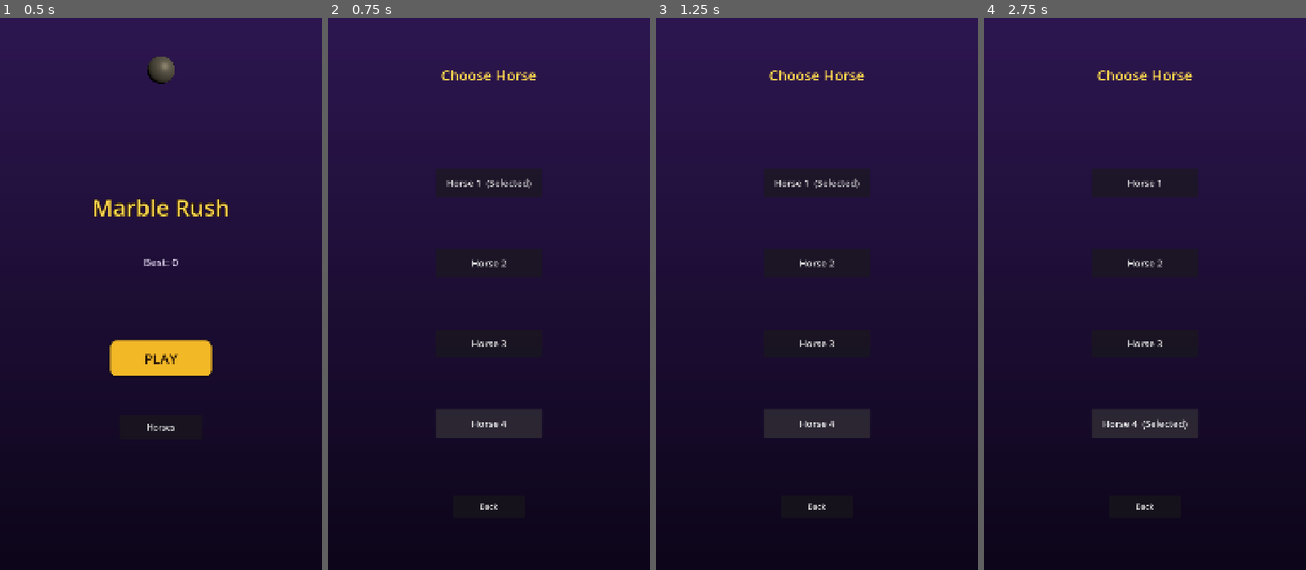
Above: before the commit, frames 1-4 (left to right).
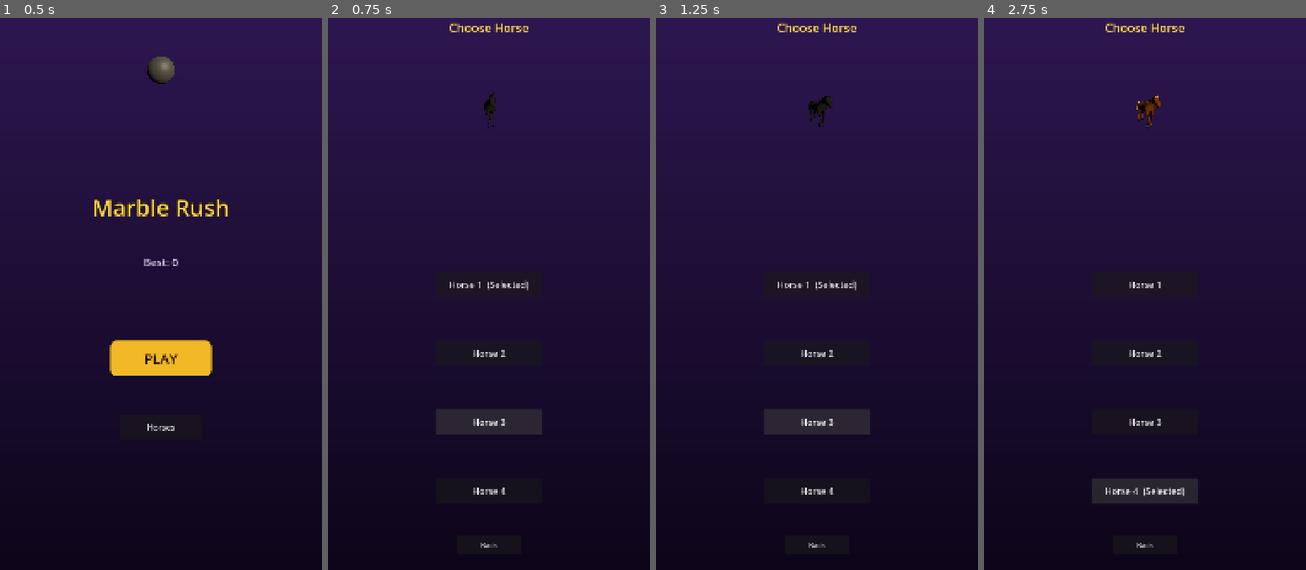
Above: after the commit, the same moments.

Repository: Ebrahassad/marble-rush
Game: Godot game, scene res://scenes/MainMenu.tscn
The game is run twice, just before and just after one commit, with the same random seed, the same clock (stepped at 60 frames per second) and the same inputs.
Inputs:
- Up to frame 1 (0.5 s): no input
- Up to frame 2 (0.75 s): click "Horses" at 0.5 s
- Up to frame 3 (1.25 s): no input
- Up to frame 4 (2.75 s): click "Horse 3" at 1.25 s; click "Horse 4" at 2 s

Frame 1 is identical in both runs. In frame 2, 1.7% of the frame differs, in the area x 33-67%, y 0-96%; in frame 3, 1.8%; in frame 4, 2.8%.

Commit message:
Fix hurdle rail rotation, add blue sky with clouds, fix horse facing direction and run animation, wider bigger track/horse, remove leftover moon, add live 3D horse previews in shop

Diff:
--- a/scenes/Ball.tscn
+++ b/scenes/Ball.tscn
@@ -3,21 +3,21 @@
 [ext_resource type="Script" path="res://scripts/ball_controller.gd" id="1"]
 
 [sub_resource type="BoxShape3D" id="BoxShape3D_horse"]
-size = Vector3(0.7, 1.9, 2.3)
+size = Vector3(1.0, 2.76, 3.35)
 
 [sub_resource type="PhysicsMaterial" id="PhysicsMaterial_1"]
 friction = 0.9
 bounce = 0.0
 
 [node name="Ball" type="RigidBody3D"]
-transform = Transform3D(1, 0, 0, 0, 1, 0, 0, 0, 1, 0, 1.6, 0)
+transform = Transform3D(1, 0, 0, 0, 1, 0, 0, 0, 1, 0, 1.87, 0)
 contact_monitor = true
 max_contacts_reported = 4
 physics_material_override = SubResource("PhysicsMaterial_1")
 script = ExtResource("1")
 
 [node name="CollisionShape3D" type="CollisionShape3D" parent="."]
-transform = Transform3D(1, 0, 0, 0, 1, 0, 0, 0, 1, 0, 0.95, 0)
+transform = Transform3D(1, 0, 0, 0, 1, 0, 0, 0, 1, 0, 1.38, 0)
 shape = SubResource("BoxShape3D_horse")
 
 [connection signal="body_entered" from="." to="." method="_on_body_entered"]
--- a/scenes/HorseShop.tscn
+++ b/scenes/HorseShop.tscn
@@ -24,53 +24,63 @@
 
 [node name="TitleLabel" type="Label" parent="."]
 anchor_left = 0.5
+anchor_top = 0.04
+anchor_right = 0.5
+anchor_bottom = 0.04
+offset_left = -200.0
+offset_right = 200.0
+horizontal_alignment = 1
+theme_override_font_sizes/font_size = 40
+theme_override_colors/font_color = Color(1, 0.85, 0.3, 1)
+text = "Choose Horse"
+
+[node name="PreviewViewportContainer" type="SubViewportContainer" parent="."]
+anchor_left = 0.5
 anchor_top = 0.12
 anchor_right = 0.5
 anchor_bottom = 0.12
-offset_left = -200.0
-offset_right = 200.0
-horizontal_alignment = 1
-theme_override_font_sizes/font_size = 48
-theme_override_colors/font_color = Color(1, 0.85, 0.3, 1)
-text = "Choose Horse"
+offset_left = -180.0
+offset_right = 180.0
+offset_top = 0.0
+offset_bottom = 320.0
+stretch = true
+
+[node name="PreviewViewport" type="SubViewport" parent="PreviewViewportContainer"]
+transparent_bg = true
+size = Vector2i(360, 320)
+
+[node name="Camera3D" type="Camera3D" parent="PreviewViewportContainer/PreviewViewport"]
+transform = Transform3D(1, 0, 0, 0, 0.97, 0.26, 0, -0.26, 0.97, 0, 0.8, 4.2)
+
+[node name="DirectionalLight3D" type="DirectionalLight3D" parent="PreviewViewportContainer/PreviewViewport"]
+transform = Transform3D(0.8, -0.4, 0.4, 0, 0.9, 0.4, -0.5, -0.3, 0.8, 2, 2, 2)
+light_color = Color(1, 0.92, 0.75, 1)
 
 [node name="Horse1" type="Button" parent="."]
 anchor_left = 0.5
-anchor_top = 0.3
+anchor_top = 0.48
 anchor_right = 0.5
-anchor_bottom = 0.3
+anchor_bottom = 0.48
 offset_left = -180.0
 offset_right = 180.0
 offset_top = 0.0
-offset_bottom = 95.0
-theme_override_font_sizes/font_size = 32
+offset_bottom = 85.0
+theme_override_font_sizes/font_size = 30
 text = "Horse 1"
 
 [node name="Horse2" type="Button" parent="."]
 anchor_left = 0.5
-anchor_top = 0.44
+anchor_top = 0.6
 anchor_right = 0.5
-anchor_bottom = 0.44
+anchor_bottom = 0.6
 offset_left = -180.0
 offset_right = 180.0
 offset_top = 0.0
-offset_bottom = 95.0
-theme_override_font_sizes/font_size = 32
+offset_bottom = 85.0
+theme_override_font_sizes/font_size = 30
 text = "Horse 2"
 
 [node name="Horse3" type="Button" parent="."]
-anchor_left = 0.5
-anchor_top = 0.58
-anchor_right = 0.5
-anchor_bottom = 0.58
-offset_left = -180.0
-offset_right = 180.0
-offset_top = 0.0
-offset_bottom = 95.0
-theme_override_font_sizes/font_size = 32
-text = "Horse 3"
-
-[node name="Horse4" type="Button" parent="."]
 anchor_left = 0.5
 anchor_top = 0.72
 anchor_right = 0.5
@@ -78,20 +88,32 @@
 offset_left = -180.0
 offset_right = 180.0
 offset_top = 0.0
-offset_bottom = 95.0
-theme_override_font_sizes/font_size = 32
+offset_bottom = 85.0
+theme_override_font_sizes/font_size = 30
+text = "Horse 3"
+
+[node name="Horse4" type="Button" parent="."]
+anchor_left = 0.5
+anchor_top = 0.84
+anchor_right = 0.5
+anchor_bottom = 0.84
+offset_left = -180.0
+offset_right = 180.0
+offset_top = 0.0
+offset_bottom = 85.0
+theme_override_font_sizes/font_size = 30
 text = "Horse 4"
 
 [node name="BackButton" type="Button" parent="."]
 anchor_left = 0.5
-anchor_top = 0.87
+anchor_top = 0.94
 anchor_right = 0.5
-anchor_bottom = 0.87
-offset_left = -120.0
-offset_right = 120.0
+anchor_bottom = 0.94
+offset_left = -110.0
+offset_right = 110.0
 offset_top = 0.0
-offset_bottom = 75.0
-theme_override_font_sizes/font_size = 26
+offset_bottom = 65.0
+theme_override_font_sizes/font_size = 24
 text = "Back"
 
 [connection signal="pressed" from="Horse1" to="." method="_on_horse1_pressed"]
--- a/scenes/Main.tscn
+++ b/scenes/Main.tscn
@@ -6,7 +6,6 @@
 [ext_resource type="Script" path="res://scripts/track_manager.gd" id="4"]
 [ext_resource type="Script" path="res://scripts/environment_theme.gd" id="5"]
 [ext_resource type="Script" path="res://scripts/hud.gd" id="6"]
-[ext_resource type="Script" path="res://scripts/sky_decor.gd" id="7"]
 
 [sub_resource type="PlaneMesh" id="PlaneMesh_1"]
 size = Vector2(600, 3000)
@@ -14,16 +13,6 @@
 [sub_resource type="StandardMaterial3D" id="StandardMaterial3D_ground"]
 albedo_color = Color(0.08, 0.16, 0.07, 1)
 roughness = 1.0
-
-[sub_resource type="SphereMesh" id="SphereMesh_moon"]
-radius = 6.0
-height = 12.0
-
-[sub_resource type="StandardMaterial3D" id="StandardMaterial3D_moon"]
-albedo_color = Color(1, 0.95, 0.85, 1)
-emission_enabled = true
-emission = Color(1, 0.92, 0.75, 1)
-emission_energy_multiplier = 1.5
 
 [node name="Main" type="Node3D"]
 
@@ -40,24 +29,15 @@
 mesh = SubResource("PlaneMesh_1")
 surface_material_override/0 = SubResource("StandardMaterial3D_ground")
 
-[node name="SkyDecor" type="Node3D" parent="."]
-script = ExtResource("7")
-
-[node name="Moon" type="MeshInstance3D" parent="SkyDecor"]
-transform = Transform3D(1, 0, 0, 0, 1, 0, 0, 0, 1, 60, 50, -140)
-mesh = SubResource("SphereMesh_moon")
-surface_material_override/0 = SubResource("StandardMaterial3D_moon")
-
 [node name="Ball" parent="." instance=ExtResource("1")]
 track_manager_path = NodePath("../TrackManager")
 
-
 [node name="Camera3D" type="Camera3D" parent="."]
-transform = Transform3D(1, 0, 0, 0, 1, 0, 0, 0, 1, 0, 3.4, 7.0)
-fov = 85.0
+transform = Transform3D(1, 0, 0, 0, 1, 0, 0, 0, 1, 0, 4.0, 8.5)
+fov = 80.0
 script = ExtResource("3")
 target_path = NodePath("../Ball")
-offset = Vector3(0, 3.4, 7.0)
+offset = Vector3(0, 4.0, 8.5)
 
 [node name="TrackManager" type="Node3D" parent="."]
 script = ExtResource("4")
--- a/scenes/Obstacle.tscn
+++ b/scenes/Obstacle.tscn
@@ -35,7 +35,7 @@
 surface_material_override/0 = SubResource("StandardMaterial3D_post")
 
 [node name="Rail" type="MeshInstance3D" parent="."]
-transform = Transform3D(0, 0, 1, 0, 1, 0, -1, 0, 0, 0, 0.95, 0)
+transform = Transform3D(0, -1, 0, 1, 0, 0, 0, 0, 1, 0, 0.95, 0)
 mesh = SubResource("CylinderMesh_rail")
 surface_material_override/0 = SubResource("StandardMaterial3D_rail")
 
--- a/scenes/TrackPiece.tscn
+++ b/scenes/TrackPiece.tscn
@@ -4,17 +4,17 @@
 [ext_resource type="Script" path="res://scripts/track_piece.gd" id="2"]
 
 [sub_resource type="BoxShape3D" id="BoxShape3D_1"]
-size = Vector3(3.6, 0.2, 3.6)
+size = Vector3(4.2, 0.2, 4.2)
 
 [sub_resource type="BoxMesh" id="BoxMesh_rail"]
-size = Vector3(0.1, 0.08, 3.6)
+size = Vector3(0.1, 0.08, 4.2)
 
 [sub_resource type="StandardMaterial3D" id="StandardMaterial3D_rail"]
 albedo_color = Color(0.55, 0.4, 0.22, 1)
 roughness = 0.9
 
 [sub_resource type="BoxMesh" id="BoxMesh_berm"]
-size = Vector3(0.6, 0.5, 3.6)
+size = Vector3(0.6, 0.5, 4.2)
 
 [sub_resource type="StandardMaterial3D" id="StandardMaterial3D_berm"]
 albedo_color = Color(0.24, 0.15, 0.09, 1)
@@ -24,28 +24,28 @@
 script = ExtResource("2")
 
 [node name="Model" parent="." instance=ExtResource("1")]
-transform = Transform3D(3.6, 0, 0, 0, 3.6, 0, 0, 0, 3.6, 0, 0, 0)
+transform = Transform3D(4.2, 0, 0, 0, 4.2, 0, 0, 0, 4.2, 0, 0, 0)
 
 [node name="CollisionShape3D" type="CollisionShape3D" parent="."]
-transform = Transform3D(1, 0, 0, 0, 1, 0, 0, 0, 1, 0, 1.6, 0)
+transform = Transform3D(1, 0, 0, 0, 1, 0, 0, 0, 1, 0, 1.87, 0)
 shape = SubResource("BoxShape3D_1")
 
 [node name="RailLeft" type="MeshInstance3D" parent="."]
-transform = Transform3D(1, 0, 0, 0, 1, 0, 0, 0, 1, -1.75, 1.82, 0)
+transform = Transform3D(1, 0, 0, 0, 1, 0, 0, 0, 1, -2.04, 2.12, 0)
 mesh = SubResource("BoxMesh_rail")
 surface_material_override/0 = SubResource("StandardMaterial3D_rail")
 
 [node name="RailRight" type="MeshInstance3D" parent="."]
-transform = Transform3D(1, 0, 0, 0, 1, 0, 0, 0, 1, 1.75, 1.82, 0)
+transform = Transform3D(1, 0, 0, 0, 1, 0, 0, 0, 1, 2.04, 2.12, 0)
 mesh = SubResource("BoxMesh_rail")
 surface_material_override/0 = SubResource("StandardMaterial3D_rail")
 
 [node name="BermLeft" type="MeshInstance3D" parent="."]
-transform = Transform3D(1, 0, 0, 0, 1, 0, 0, 0, 1, -2.3, 1.55, 0)
+transform = Transform3D(1, 0, 0, 0, 1, 0, 0, 0, 1, -2.68, 1.81, 0)
 mesh = SubResource("BoxMesh_berm")
 surface_material_override/0 = SubResource("StandardMaterial3D_berm")
 
 [node name="BermRight" type="MeshInstance3D" parent="."]
-transform = Transform3D(1, 0, 0, 0, 1, 0, 0, 0, 1, 2.3, 1.55, 0)
+transform = Transform3D(1, 0, 0, 0, 1, 0, 0, 0, 1, 2.68, 1.81, 0)
 mesh = SubResource("BoxMesh_berm")
 surface_material_override/0 = SubResource("StandardMaterial3D_berm")
--- a/scripts/ball_controller.gd
+++ b/scripts/ball_controller.gd
@@ -8,12 +8,12 @@
 @export var jump_impulse: float = 6.0
 @export var fast_fall_force: float = 25.0
 @export var slam_impulse: float = 4.0
-@export var lane_limit: float = 1.5
+@export var lane_limit: float = 1.6
 @export var fall_death_y: float = -5.0
 @export var jump_threshold: float = 40.0
 @export var fast_fall_threshold: float = 60.0
 @export var track_manager_path: NodePath
-@export var model_scale: float = 1.1
+@export var model_scale: float = 1.6
 @export var start_delay: float = 1.5
 
 var touch_start_x: float = 0.0
@@ -38,10 +38,10 @@
 	var horse_scene: PackedScene = load(HorseManager.get_selected_path())
 	var model: Node3D = horse_scene.instantiate()
 	model.scale = Vector3(model_scale, model_scale, model_scale)
+	model.rotate_y(PI)
 	add_child(model)
 	anim_player = _find_animation_player(model)
-	if anim_player:
-		anim_player.play("Idle")
+	_play_animation_containing("idle")
 
 	get_tree().create_timer(start_delay).timeout.connect(enable_movement)
 
@@ -54,10 +54,17 @@
 			return result
 	return null
 
+func _play_animation_containing(keyword: String) -> void:
+	if anim_player == null:
+		return
+	for anim_name in anim_player.get_animation_list():
+		if keyword.to_lower() in anim_name.to_lower():
+			anim_player.play(anim_name)
+			return
+
 func enable_movement() -> void:
 	movement_enabled = true
-	if anim_player:
-		anim_player.play("Run")
+	_play_animation_containing("run")
 
 func _physics_process(delta: float) -> void:
 	if GameManager.is_game_over:
--- a/scripts/environment_theme.gd
+++ b/scripts/environment_theme.gd
@@ -17,6 +17,7 @@
 	new_environment.sky = sky
 	new_environment.ambient_light_source = Environment.AMBIENT_SOURCE_SKY
 	new_environment.ambient_light_energy = 0.65
+	new_environment.fog_sky_affect = 0.0
 
 	new_environment.fog_enabled = true
 	new_environment.fog_light_color = theme_data.sky_horizon
--- a/scripts/horse_shop.gd
+++ b/scripts/horse_shop.gd
@@ -1,7 +1,14 @@
 extends Control
+
+var preview_model: Node3D = null
 
 func _ready() -> void:
 	_update_buttons()
+	_load_preview(HorseManager.selected_horse)
+
+func _process(delta: float) -> void:
+	if preview_model:
+		preview_model.rotate_y(0.8 * delta)
 
 func _update_buttons() -> void:
 	for i in range(4):
@@ -11,9 +18,35 @@
 			label += "  (Selected)"
 		btn.text = label
 
+func _load_preview(index: int) -> void:
+	if preview_model:
+		preview_model.queue_free()
+		preview_model = null
+	var horse_scene: PackedScene = load(HorseManager.horse_paths[index])
+	preview_model = horse_scene.instantiate()
+	preview_model.scale = Vector3(0.9, 0.9, 0.9)
+	preview_model.position = Vector3(0, -1.1, 0)
+	$PreviewViewportContainer/PreviewViewport.add_child(preview_model)
+	var anim_player: AnimationPlayer = _find_animation_player(preview_model)
+	if anim_player:
+		for anim_name in anim_player.get_animation_list():
+			if "idle" in anim_name.to_lower():
+				anim_player.play(anim_name)
+				break
+
+func _find_animation_player(node: Node) -> AnimationPlayer:
+	if node is AnimationPlayer:
+		return node
+	for child in node.get_children():
+		var result: AnimationPlayer = _find_animation_player(child)
+		if result:
+			return result
+	return null
+
 func _select(index: int) -> void:
 	HorseManager.select_horse(index)
 	_update_buttons()
+	_load_preview(index)
 
 func _on_horse1_pressed() -> void:
 	_select(0)
--- a/scripts/track_manager.gd
+++ b/scripts/track_manager.gd
@@ -3,10 +3,10 @@
 @export var track_piece_scene: PackedScene = preload("res://scenes/TrackPiece.tscn")
 @export var obstacle_scene: PackedScene = preload("res://scenes/Obstacle.tscn")
 @export var coin_scene: PackedScene = preload("res://scenes/Coin.tscn")
-@export var piece_length: float = 3.58
+@export var piece_length: float = 4.18
 @export var pieces_ahead: int = 35
 @export var min_pieces_between_obstacles: int = 5
-@export var lane_offset: float = 1.0
+@export var lane_offset: float = 1.3
 @export var ball_path: NodePath
 
 var tree_scenes: Array[PackedScene] = [
@@ -73,20 +73,20 @@
 			var lane: float = float(rng.randi_range(-1, 1)) * lane_offset
 			var obstacle: Node3D = obstacle_scene.instantiate()
 			add_child(obstacle)
-			obstacle.global_position = Vector3(lane, 1.6, next_z)
+			obstacle.global_position = Vector3(lane, 1.87, next_z)
 			pieces_since_obstacle = 0
 		elif roll < 0.38:
 			var coin_lane: float = float(rng.randi_range(-1, 1)) * lane_offset
 			var coin: Node3D = coin_scene.instantiate()
 			add_child(coin)
-			coin.global_position = Vector3(coin_lane, 2.1, next_z)
+			coin.global_position = Vector3(coin_lane, 2.4, next_z)
 
 	if piece_count % 2 == 0:
 		var side: float = -1.0 if rng.randf() < 0.5 else 1.0
 		var chosen_tree: PackedScene = tree_scenes[rng.randi_range(0, tree_scenes.size() - 1)]
 		var tree: Node3D = chosen_tree.instantiate()
 		add_child(tree)
-		var x_offset: float = side * rng.randf_range(4.0, 16.0)
+		var x_offset: float = side * rng.randf_range(5.0, 18.0)
 		var scale_factor: float = rng.randf_range(1.5, 3.0)
 		tree.global_position = Vector3(x_offset, -1.2, next_z)
 		tree.scale = Vector3(scale_factor, scale_factor, scale_factor)
@@ -98,7 +98,7 @@
 		var chosen_grass: PackedScene = grass_scenes[rng.randi_range(0, grass_scenes.size() - 1)]
 		var grass: Node3D = chosen_grass.instantiate()
 		add_child(grass)
-		var g_offset: float = g_side * rng.randf_range(2.2, 5.0)
+		var g_offset: float = g_side * rng.randf_range(2.8, 6.0)
 		var g_scale: float = rng.randf_range(2.0, 4.0)
 		grass.global_position = Vector3(g_offset, -1.2, next_z + rng.randf_range(-1.0, 1.0))
 		grass.scale = Vector3(g_scale, g_scale, g_scale)
--- a/shaders/sky.gdshader
+++ b/shaders/sky.gdshader
@@ -4,6 +4,33 @@
 uniform vec4 sky_horizon_color : source_color = vec4(0.75, 0.85, 0.95, 1.0);
 uniform vec3 sun_direction = vec3(0.3, 0.5, 0.8);
 uniform float sun_size = 0.015;
+uniform float cloud_coverage = 0.55;
+
+float hash21(vec2 p) {
+	return fract(sin(dot(p, vec2(12.9898, 78.233))) * 43758.5453);
+}
+
+float value_noise(vec2 p) {
+	vec2 i = floor(p);
+	vec2 f = fract(p);
+	float a = hash21(i);
+	float b = hash21(i + vec2(1.0, 0.0));
+	float c = hash21(i + vec2(0.0, 1.0));
+	float d = hash21(i + vec2(1.0, 1.0));
+	vec2 u = f * f * (3.0 - 2.0 * f);
+	return mix(a, b, u.x) + (c - a) * u.y * (1.0 - u.x) + (d - b) * u.x * u.y;
+}
+
+float fbm(vec2 p) {
+	float value = 0.0;
+	float amp = 0.5;
+	for (int i = 0; i < 4; i++) {
+		value += amp * value_noise(p);
+		p *= 2.0;
+		amp *= 0.5;
+	}
+	return value;
+}
 
 void sky() {
 	float t = clamp(EYEDIR.y, 0.0, 1.0);
@@ -13,5 +40,12 @@
 	float sun_disc = smoothstep(1.0 - sun_size, 1.0 - sun_size * 0.4, sun_dot);
 	float corona = pow(sun_dot, 128.0) * 0.6 + pow(sun_dot, 8.0) * 0.25;
 
-	COLOR = base + vec3(1.0, 0.98, 0.92) * (sun_disc * 3.0 + corona);
+	vec2 cloud_uv = EYEDIR.xz / max(EYEDIR.y, 0.05) * 0.15;
+	float cloud_density = fbm(cloud_uv);
+	float cloud_mask = smoothstep(cloud_coverage, cloud_coverage + 0.25, cloud_density) * smoothstep(0.02, 0.25, EYEDIR.y);
+
+	vec3 color = base + vec3(1.0, 0.98, 0.92) * (sun_disc * 3.0 + corona);
+	color = mix(color, vec3(1.0, 1.0, 1.0), cloud_mask * 0.85);
+
+	COLOR = color;
 }
Not shown: 1 places in scenes/Main.tscn that only renumber resources
